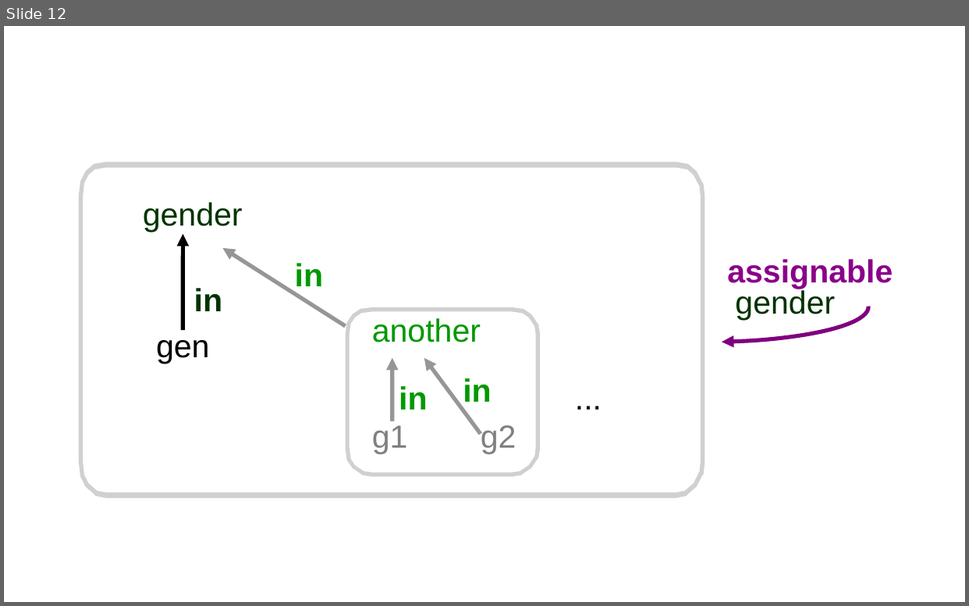
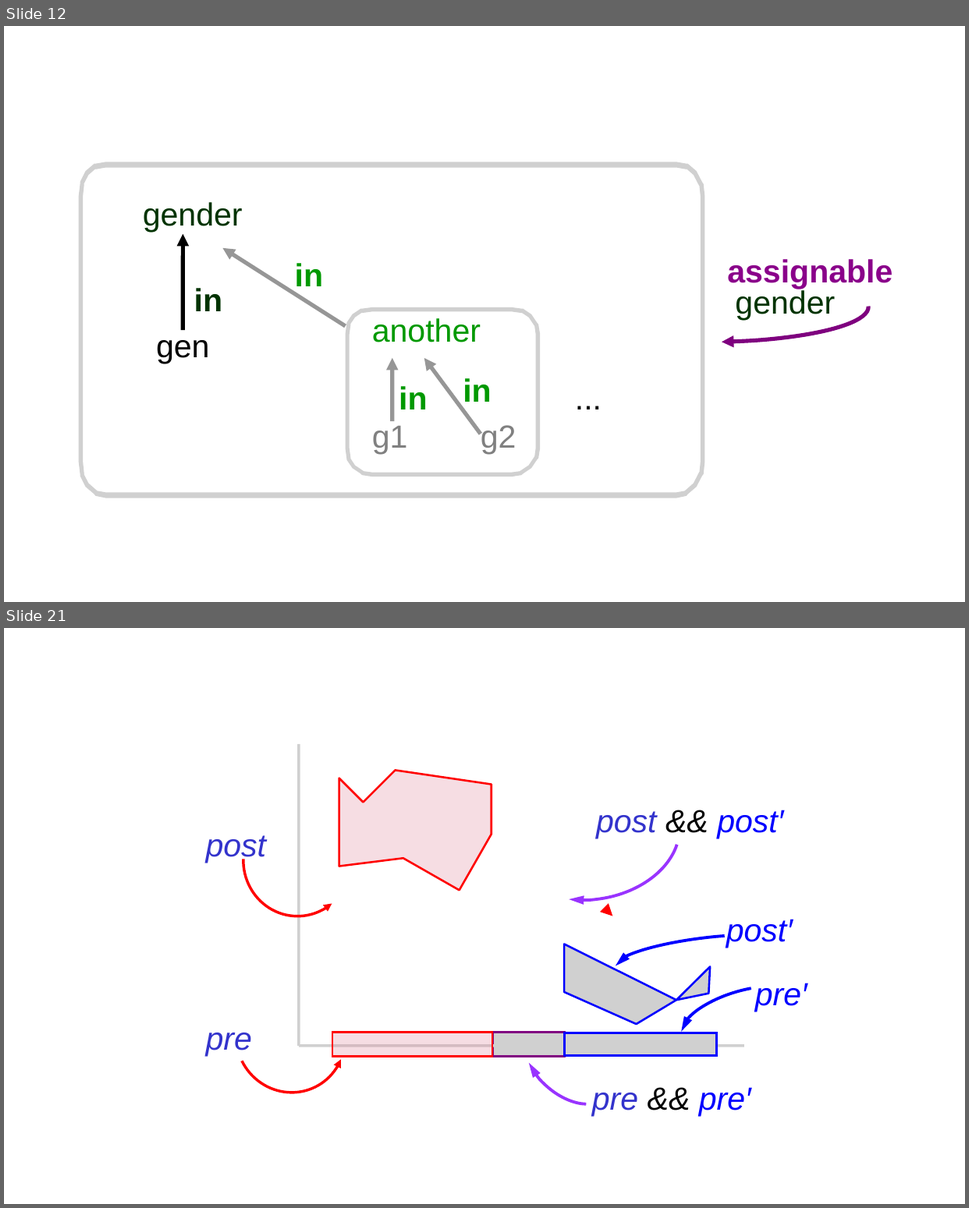
Before and after one commit to kiniry/Mobius, a slide deck: src/escjava/trunk/ESCTools/slides/CAV2007Tutorial/new-diagrams.ppt. Shown one above the other, each under a label of ours: slide 12 before the commit, slides 12 and 21 after it; the slides between them are not shown. The pictures are 969x606 and 969x1208 pixels, drawn with LibreOffice and Linux fonts; fonts in the diff are those of the drawing; grey boxes stand for pictures; background and template pictures are left out. Boxes give left, top, right and bottom in pixels: in the first picture for what was removed or moved away, otherwise in the second. Text is boxed around its words. In the diff, an @@ line names an element or a change of style, - is before the commit and + after.

```diff
--- a/src/escjava/trunk/ESCTools/slides/CAV2007Tutorial/new-diagrams.ppt
+++ b/src/escjava/trunk/ESCTools/slides/CAV2007Tutorial/new-diagrams.ppt
@@ slide 21 added at (4, 628, 965, 1204), background #FFFFFF @@
@@ picture added at (297, 744, 300, 1046) @@
@@ freeform shape added at (492, 757, 687, 910), outline #9933FF 2.24 pt @@
@@ freeform shape added at (339, 770, 492, 890), fill #E1859B at 28% opacity, outline #FF0000 1.5 pt @@
@@ freeform shape added at (241, 804, 353, 918), outline #FF0000 2.01 pt @@
@@ text added at (596, 810, 783, 839), 24 pt, text #0000FF, italic @@
+post && post′
@@ text added at (206, 835, 267, 863), 24 pt, text #3333CC, italic @@
+post
@@ arrow added from (612, 917) to (612, 917), #FF0000 3 pt @@
@@ freeform shape added at (614, 928, 797, 984), outline #0000FF 2.24 pt @@
@@ text added at (726, 919, 793, 948), 24 pt, text #0000FF, italic @@
+post′
@@ picture added at (564, 944, 711, 1024) @@
@@ freeform shape added at (217, 964, 364, 1112), outline #FF0000 2.01 pt @@
@@ freeform shape added at (673, 974, 812, 1062), outline #0000FF 2.24 pt @@
@@ freeform shape added at (507, 1000, 631, 1122), outline #9933FF 2.24 pt @@
@@ text added at (755, 983, 807, 1012), 24 pt, text #0000FF, italic @@
+pre′
@@ text added at (206, 1033, 252, 1056), 24 pt, text #3333CC, italic @@
+pre
@@ picture added at (299, 1045, 745, 1048) @@
@@ rectangle added at (332, 1033, 493, 1056), fill #E1859B at 28% opacity, outline #FF0000 1.5 pt @@
@@ picture added at (492, 1033, 564, 1056) @@
@@ picture added at (564, 1034, 716, 1056) @@
@@ text added at (592, 1087, 751, 1116), 24 pt, text #0000FF, italic @@
+pre && pre′
```
Also in this commit, not shown: 2 slides changed, 13 other slides added, 20 other files.
